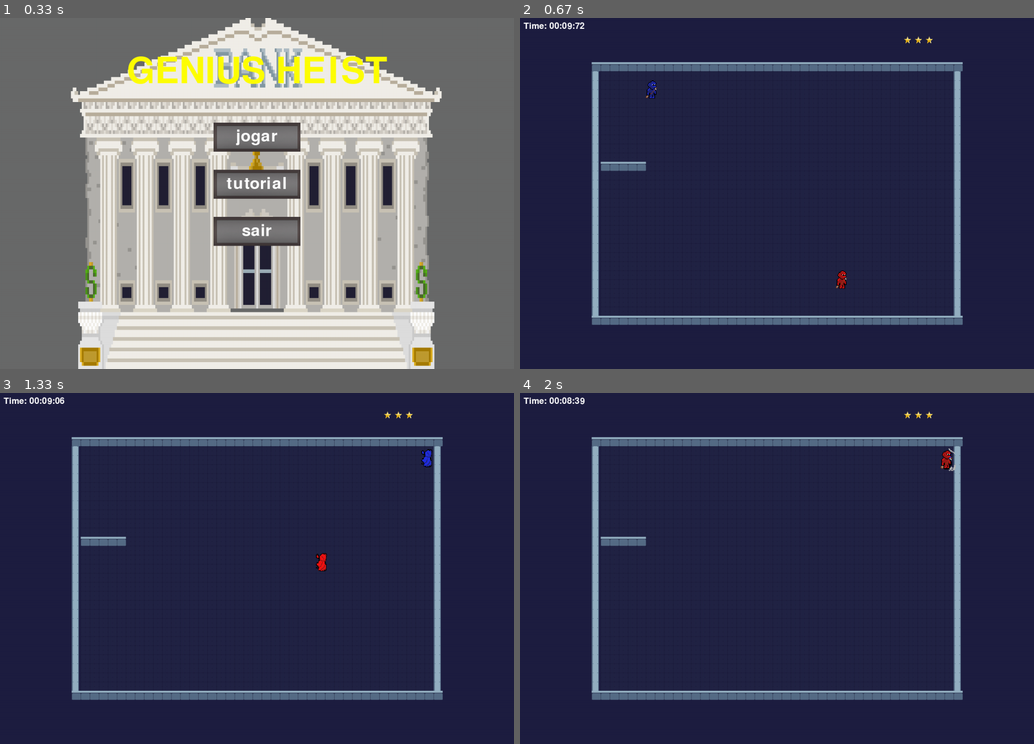
Above: before the commit, frames 1-4 (two rows, left to right).
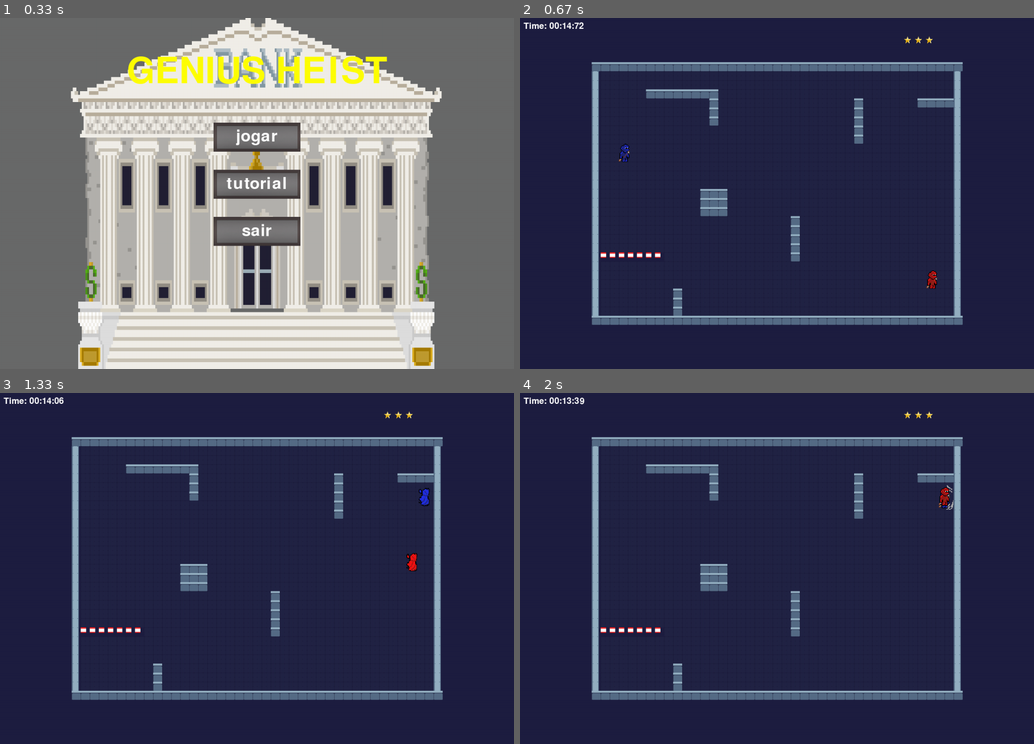
Above: after the commit, the same moments.

Repository: insper-classroom/devlife-23-1-projeto-pygame-gustavoc_sarti
Game: pygame game, started from main.py
Same seed, same stepped clock (60 frames per second), same inputs: the game is played once before the commit and once after it.
Inputs (mouse positions are in pixels of both pictures, inside the frame that each line leads up to):
- Up to frame 1 (0.33 s): no input
- Up to frame 2 (0.67 s): click "jogar" at 0.38 s
- Up to frame 3 (1.33 s): hold Right 0.67-1.13 s; move the mouse to (236, 582) at 0.7 s; hold Up from 1.17 s (still down); hold W from 1.17 s (still down)
- Up to frame 4 (2 s): release Up at 1.47 s; release W at 1.47 s; hold Right 1.5-1.97 s; hold D 1.5-1.97 s

Frame 1 is identical in both runs. In frame 2, 2.4% of the frame differs, in the area x 8-85%, y 1-85%; in frame 3, 2.5%; in frame 4, 2.4%.

Commit message:
mapa LV1

Diff:
--- a/config.py
+++ b/config.py
@@ -3,7 +3,7 @@
 SCREEN_HEIGHT = 969
 SCREEN_WIDTH = 1420
 
-TIMER = 1000
+TIMER = 1500
 
 star = pygame.image.load('assets/images/props/star_vector.png')
 null_star = pygame.image.load('assets/images/props/null_star.png')
@@ -16,31 +16,31 @@
 MAP = [
     ['X','X','X','X','X','X','X','X','X','X','X','X','X','X','X','X','X','X','X','X','X','X','X','X','X','X','X','X','X','X','X','X','X','X','X','X','X','X','X','X','X'],
     ['S',' ',' ',' ',' ',' ',' ',' ',' ',' ',' ',' ',' ',' ',' ',' ',' ',' ',' ',' ',' ',' ',' ',' ',' ',' ',' ',' ',' ',' ',' ',' ',' ',' ',' ',' ',' ',' ',' ',' ','S'],
-    ['S',' ',' ',' ',' ',' ','1',' ',' ',' ',' ',' ',' ',' ',' ',' ',' ',' ',' ',' ',' ',' ',' ',' ',' ',' ',' ',' ',' ',' ',' ',' ',' ',' ',' ',' ',' ',' ',' ',' ','S'],
+    ['S',' ',' ',' ',' ',' ',' ',' ',' ',' ',' ',' ',' ',' ',' ',' ',' ',' ',' ',' ',' ',' ',' ',' ',' ',' ',' ',' ',' ',' ',' ',' ',' ',' ',' ',' ',' ',' ',' ',' ','S'],
+    ['S',' ',' ',' ',' ',' ','X','X','X','X','X','X','X','X',' ',' ',' ',' ',' ',' ',' ',' ',' ',' ',' ',' ',' ',' ',' ',' ',' ',' ',' ',' ',' ',' ',' ',' ',' ',' ','S'],
+    ['S',' ',' ',' ',' ',' ',' ',' ',' ',' ',' ',' ',' ','X',' ',' ',' ',' ',' ',' ',' ',' ',' ',' ',' ',' ',' ',' ',' ','X',' ',' ',' ',' ',' ',' ','X','X','X','X','S'],
+    ['S',' ',' ',' ',' ',' ',' ',' ',' ',' ',' ',' ',' ','X',' ',' ',' ',' ',' ',' ',' ',' ',' ',' ',' ',' ',' ',' ',' ','X',' ',' ',' ',' ',' ',' ',' ',' ',' ',' ','S'],
+    ['S',' ',' ',' ',' ',' ',' ',' ',' ',' ',' ',' ',' ','X',' ',' ',' ',' ',' ',' ',' ',' ',' ',' ',' ',' ',' ',' ',' ','X',' ',' ',' ',' ',' ',' ',' ',' ',' ',' ','S'],
+    ['S',' ',' ',' ',' ',' ',' ',' ',' ',' ',' ',' ',' ',' ',' ',' ',' ',' ',' ',' ',' ',' ',' ',' ',' ',' ',' ',' ',' ','X',' ',' ',' ',' ',' ',' ',' ',' ',' ',' ','S'],
+    ['S',' ',' ',' ',' ',' ',' ',' ',' ',' ',' ',' ',' ',' ',' ',' ',' ',' ',' ',' ',' ',' ',' ',' ',' ',' ',' ',' ',' ','X',' ',' ',' ',' ',' ',' ',' ',' ',' ',' ','S'],
+    ['S',' ',' ','1',' ',' ',' ',' ',' ',' ',' ',' ',' ',' ',' ',' ',' ',' ',' ',' ',' ',' ',' ',' ',' ',' ',' ',' ',' ',' ',' ',' ',' ',' ',' ',' ',' ',' ',' ',' ','S'],
     ['S',' ',' ',' ',' ',' ',' ',' ',' ',' ',' ',' ',' ',' ',' ',' ',' ',' ',' ',' ',' ',' ',' ',' ',' ',' ',' ',' ',' ',' ',' ',' ',' ',' ',' ',' ',' ',' ',' ',' ','S'],
     ['S',' ',' ',' ',' ',' ',' ',' ',' ',' ',' ',' ',' ',' ',' ',' ',' ',' ',' ',' ',' ',' ',' ',' ',' ',' ',' ',' ',' ',' ',' ',' ',' ',' ',' ',' ',' ',' ',' ',' ','S'],
     ['S',' ',' ',' ',' ',' ',' ',' ',' ',' ',' ',' ',' ',' ',' ',' ',' ',' ',' ',' ',' ',' ',' ',' ',' ',' ',' ',' ',' ',' ',' ',' ',' ',' ',' ',' ',' ',' ',' ',' ','S'],
     ['S',' ',' ',' ',' ',' ',' ',' ',' ',' ',' ',' ',' ',' ',' ',' ',' ',' ',' ',' ',' ',' ',' ',' ',' ',' ',' ',' ',' ',' ',' ',' ',' ',' ',' ',' ',' ',' ',' ',' ','S'],
+    ['S',' ',' ',' ',' ',' ',' ',' ',' ',' ',' ',' ','X','X','X',' ',' ',' ',' ',' ',' ',' ',' ',' ',' ',' ',' ',' ',' ',' ',' ',' ',' ',' ',' ',' ',' ',' ',' ',' ','S'],
+    ['S',' ',' ',' ',' ',' ',' ',' ',' ',' ',' ',' ','X','X','X',' ',' ',' ',' ',' ',' ',' ',' ',' ',' ',' ',' ',' ',' ',' ',' ',' ',' ',' ',' ',' ',' ',' ',' ',' ','S'],
+    ['S',' ',' ',' ',' ',' ',' ',' ',' ',' ',' ',' ','X','X','X',' ',' ',' ',' ',' ',' ',' ',' ',' ',' ',' ',' ',' ',' ',' ',' ',' ',' ',' ',' ',' ',' ',' ',' ',' ','S'],
+    ['S',' ',' ',' ',' ',' ',' ',' ',' ',' ',' ',' ',' ',' ',' ',' ',' ',' ',' ',' ',' ',' ','X',' ',' ',' ',' ',' ',' ',' ',' ',' ',' ',' ',' ',' ',' ',' ',' ',' ','S'],
+    ['S',' ',' ',' ',' ',' ',' ',' ',' ',' ',' ',' ',' ',' ',' ',' ',' ',' ',' ',' ',' ',' ','X',' ',' ',' ',' ',' ',' ',' ',' ',' ',' ',' ',' ',' ',' ',' ',' ',' ','S'],
+    ['S',' ',' ',' ',' ',' ',' ',' ',' ',' ',' ',' ',' ',' ',' ',' ',' ',' ',' ',' ',' ',' ','X',' ',' ',' ',' ',' ',' ',' ',' ',' ',' ',' ',' ',' ',' ',' ',' ',' ','S'],
+    ['S',' ',' ',' ',' ',' ',' ',' ',' ',' ',' ',' ',' ',' ',' ',' ',' ',' ',' ',' ',' ',' ','X',' ',' ',' ',' ',' ',' ',' ',' ',' ',' ',' ',' ',' ',' ',' ',' ',' ','S'],
+    ['S','-','-','-','-','-','-','-',' ',' ',' ',' ',' ',' ',' ',' ',' ',' ',' ',' ',' ',' ','X',' ',' ',' ',' ',' ',' ',' ',' ',' ',' ',' ',' ',' ',' ',' ',' ',' ','S'],
     ['S',' ',' ',' ',' ',' ',' ',' ',' ',' ',' ',' ',' ',' ',' ',' ',' ',' ',' ',' ',' ',' ',' ',' ',' ',' ',' ',' ',' ',' ',' ',' ',' ',' ',' ',' ',' ',' ',' ',' ','S'],
+    ['S',' ',' ',' ',' ',' ',' ',' ',' ',' ',' ',' ',' ',' ',' ',' ',' ',' ',' ',' ',' ',' ',' ',' ',' ',' ',' ',' ',' ',' ',' ',' ',' ',' ',' ',' ',' ','2',' ',' ','S'],
     ['S',' ',' ',' ',' ',' ',' ',' ',' ',' ',' ',' ',' ',' ',' ',' ',' ',' ',' ',' ',' ',' ',' ',' ',' ',' ',' ',' ',' ',' ',' ',' ',' ',' ',' ',' ',' ',' ',' ',' ','S'],
-    ['S',' ',' ',' ',' ',' ',' ',' ',' ',' ',' ',' ',' ',' ',' ',' ',' ',' ',' ',' ',' ',' ',' ',' ',' ',' ',' ',' ',' ',' ',' ',' ',' ',' ',' ',' ',' ',' ',' ',' ','S'],
-    ['S',' ',' ',' ',' ',' ',' ',' ',' ',' ',' ',' ',' ',' ',' ',' ',' ',' ',' ',' ',' ',' ',' ',' ',' ',' ',' ',' ',' ',' ',' ',' ',' ',' ',' ',' ',' ',' ',' ',' ','S'],
-    ['S','X','X','X','X','X',' ',' ',' ',' ',' ',' ',' ',' ',' ',' ',' ',' ',' ',' ',' ',' ',' ',' ',' ',' ',' ',' ',' ',' ',' ',' ',' ',' ',' ',' ',' ',' ',' ',' ','S'],
-    ['S',' ',' ',' ',' ',' ',' ',' ',' ',' ',' ',' ',' ',' ',' ',' ',' ',' ',' ',' ',' ',' ',' ',' ',' ',' ',' ',' ',' ',' ',' ',' ',' ',' ',' ',' ',' ',' ',' ',' ','S'],
-    ['S',' ',' ',' ',' ',' ',' ',' ',' ',' ',' ',' ',' ',' ',' ',' ',' ',' ',' ',' ',' ',' ',' ',' ',' ',' ',' ',' ',' ',' ',' ',' ',' ',' ',' ',' ',' ',' ',' ',' ','S'],
-    ['S',' ',' ',' ',' ',' ',' ',' ',' ',' ',' ',' ',' ',' ',' ',' ',' ',' ',' ',' ',' ',' ',' ',' ',' ',' ',' ',' ',' ',' ',' ',' ',' ',' ',' ',' ',' ',' ',' ',' ','S'],
-    ['S',' ',' ',' ',' ',' ',' ',' ',' ',' ',' ',' ',' ',' ',' ',' ',' ',' ',' ',' ',' ',' ',' ',' ',' ',' ',' ',' ',' ',' ',' ',' ',' ',' ',' ',' ',' ',' ',' ',' ','S'],
-    ['S',' ',' ',' ',' ',' ',' ',' ',' ',' ',' ',' ',' ',' ',' ',' ',' ',' ',' ',' ',' ',' ',' ',' ',' ',' ',' ',' ',' ',' ',' ',' ',' ',' ',' ',' ',' ',' ',' ',' ','S'],
-    ['S',' ',' ',' ',' ',' ',' ',' ',' ',' ',' ',' ',' ',' ',' ',' ',' ',' ',' ',' ',' ',' ',' ',' ',' ',' ',' ',' ',' ',' ',' ',' ',' ',' ',' ',' ',' ',' ',' ',' ','S'],
-    ['S',' ',' ',' ',' ',' ',' ',' ',' ',' ',' ',' ',' ',' ',' ',' ',' ',' ',' ',' ',' ',' ',' ',' ',' ',' ',' ',' ',' ',' ',' ',' ',' ',' ',' ',' ',' ',' ',' ',' ','S'],
-    ['S',' ',' ',' ',' ',' ',' ',' ',' ',' ',' ',' ',' ',' ',' ',' ',' ',' ',' ',' ',' ',' ',' ',' ',' ',' ',' ',' ',' ',' ',' ',' ',' ',' ',' ',' ',' ',' ',' ',' ','S'],
-    ['S',' ',' ',' ',' ',' ',' ',' ',' ',' ',' ',' ',' ',' ',' ',' ',' ',' ',' ',' ',' ',' ',' ',' ',' ',' ',' ',' ',' ',' ',' ',' ',' ',' ',' ',' ',' ',' ',' ',' ','S'],
-    ['S',' ',' ',' ',' ',' ',' ',' ',' ',' ',' ',' ',' ',' ',' ',' ',' ',' ',' ',' ',' ',' ',' ',' ',' ',' ',' ',' ',' ',' ',' ',' ',' ',' ',' ',' ',' ',' ',' ',' ','S'],
-    ['S',' ',' ',' ',' ',' ',' ',' ',' ',' ',' ',' ',' ',' ',' ',' ',' ',' ',' ',' ',' ',' ',' ',' ',' ',' ',' ',' ',' ',' ',' ',' ',' ',' ',' ',' ',' ',' ',' ',' ','S'],
-    ['S',' ',' ',' ',' ',' ',' ',' ',' ',' ',' ',' ',' ',' ',' ',' ',' ',' ',' ',' ',' ',' ',' ',' ',' ',' ',' ','2',' ',' ',' ',' ',' ',' ',' ',' ',' ',' ',' ',' ','S'],
-    ['S',' ',' ',' ',' ',' ',' ',' ',' ',' ',' ',' ',' ',' ',' ',' ',' ',' ',' ',' ',' ',' ',' ',' ',' ',' ',' ',' ',' ',' ',' ',' ',' ',' ',' ',' ',' ',' ',' ',' ','S'],
-    ['S',' ',' ',' ',' ',' ',' ',' ',' ',' ',' ',' ',' ',' ',' ',' ',' ',' ',' ',' ',' ',' ',' ',' ',' ',' ',' ',' ',' ',' ',' ',' ',' ',' ',' ',' ',' ',' ',' ',' ','S'],
-    ['S',' ',' ',' ',' ',' ',' ',' ',' ',' ',' ',' ',' ',' ',' ',' ',' ',' ',' ',' ',' ',' ',' ',' ',' ',' ',' ',' ',' ',' ',' ',' ',' ',' ',' ',' ',' ',' ',' ',' ','S'],
-    ['S',' ',' ',' ',' ',' ',' ',' ',' ',' ',' ',' ',' ',' ',' ',' ',' ',' ',' ',' ',' ',' ',' ',' ',' ',' ',' ',' ',' ',' ',' ',' ',' ',' ',' ',' ',' ',' ',' ',' ','S'],
+    ['S',' ',' ',' ',' ',' ',' ',' ',' ','X',' ',' ',' ',' ',' ',' ',' ',' ',' ',' ',' ',' ',' ',' ',' ',' ',' ',' ',' ',' ',' ',' ',' ',' ',' ',' ',' ',' ',' ',' ','S'],
+    ['S',' ',' ',' ',' ',' ',' ',' ',' ','X',' ',' ',' ',' ',' ',' ',' ',' ',' ',' ',' ',' ',' ',' ',' ',' ',' ',' ',' ',' ',' ',' ',' ',' ',' ',' ',' ',' ',' ',' ','S'],
+    ['S',' ',' ',' ',' ',' ',' ',' ',' ','X',' ',' ',' ',' ',' ',' ',' ',' ',' ',' ',' ',' ',' ',' ',' ',' ',' ',' ',' ',' ',' ',' ',' ',' ',' ',' ',' ',' ',' ',' ','S'],
     ['X','X','X','X','X','X','X','X','X','X','X','X','X','X','X','X','X','X','X','X','X','X','X','X','X','X','X','X','X','X','X','X','X','X','X','X','X','X','X','X','X']
 ]
--- a/game.py
+++ b/game.py
@@ -72,6 +72,8 @@
                 if column == '2':
                     Floor((x, y), self.sprites)
                     self.player2 = Player2((x, y), self.players)
+                if column == '-':
+                    Laser((x, y), self.sprites)
 
     def desenha(self):
         self.window.fill((30,30,65))
--- a/gameover.py
+++ b/gameover.py
@@ -16,7 +16,7 @@
         self.titulo = self.fonte.render('Game Over', True, (255, 255, 255))
 
 
-    def desenha_gameover(self, score):
+    def desenha_gameover(self):
         self.window.fill((0, 0, 0))
         self.window.blit(self.titulo, ((SCREEN_WIDTH - self.titulo.get_width()) // 2, 100))
         self.button_width, self.button_height = self.button.get_size()
@@ -28,8 +28,8 @@
             y_text = self.y_button + (self.button_height - text_height) // 2
             self.window.blit(self.button, (self.x_button, self.y_button))
             self.window.blit(text_surface, ((SCREEN_WIDTH - text_width) // 2, y_text))
-        self.resultado = self.fonte.render(f'Voce conseguiu {score} estrelas', True, (255,255,255))
-        self.window.blit(self.resultado)
+        # self.resultado = self.fonte.render(f'Voce conseguiu {score} estrelas', True, (255,255,255))
+        # self.window.blit(self.resultado)
         pygame.display.update()
 
     def clique_jogar_novamente(self):
--- a/sprites/map_content.py
+++ b/sprites/map_content.py
@@ -22,3 +22,10 @@
         self.image = pygame.transform.scale(self.image, (25, 25)).convert_alpha()
         self.image.set_alpha(50)
         self.rect = self.image.get_rect(topleft=position)
+
+class Laser(pygame.sprite.Sprite):
+    def __init__(self, position, group):
+        super().__init__(group)
+        self.image = pygame.image.load('assets/images/map_textures/laser.png')
+        self.image = pygame.transform.scale(self.image, (15,15)).convert_alpha()
+        self.rect = self.image.get_rect(topleft=position)
Binary file added: assets/images/map_textures/laser.png
